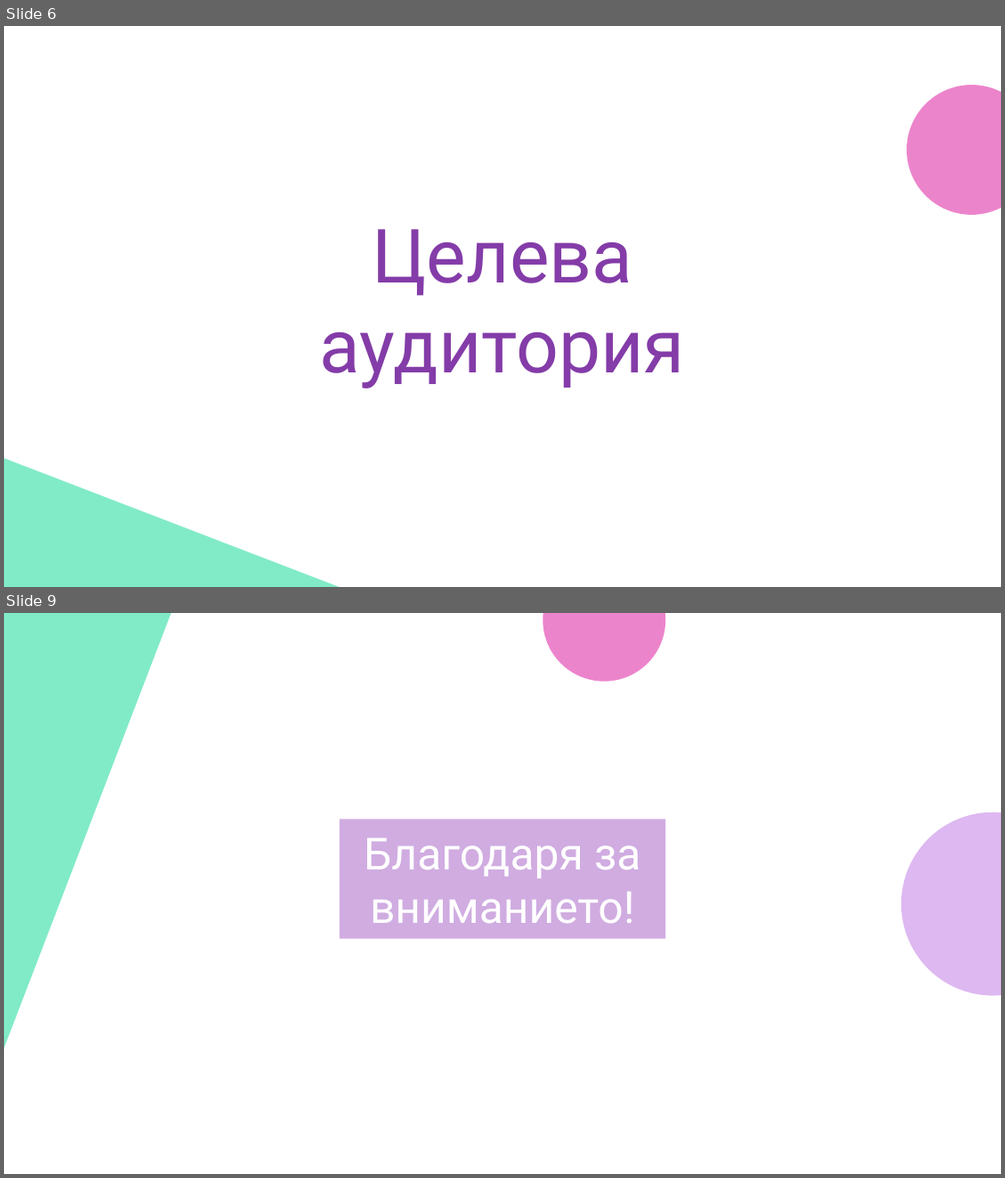
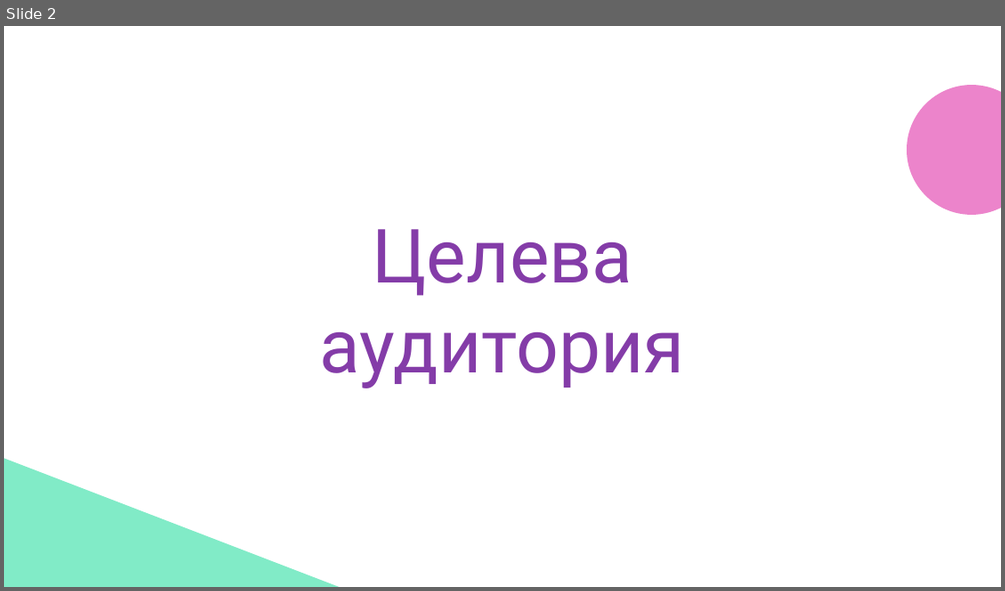
Before and after one commit to codingburgas/2223-otj-11-project-repo-csharp-ASStaykova19, a slide deck: Documents/Идея Практика Проект.pptx. Shown one above the other, each under a label of ours: slides 6 and 9 before the commit, slide 2 after it; the slides between them are not shown. The pictures are 1005x1178 and 1005x591 pixels, drawn with LibreOffice and Linux fonts; fonts in the diff are those of the drawing; background and template pictures are left out. Boxes give left, top, right and bottom in pixels: in the first picture for what was removed or moved away, otherwise in the second. Text is boxed around its words. In the diff, an @@ line names an element or a change of style, - is before the commit and + after.

```diff
--- a/Documents/Идея Практика Проект.pptx
+++ b/Documents/Идея Практика Проект.pptx
@@ slide 9 removed at [4,613,1001,1174], background picture (left out) @@
@@ freeform shape removed at [5,613,192,1048] @@
@@ ellipse removed at [542,613,665,681] @@
@@ title removed at [339,819,665,939] @@
-Благодаря за вниманието!
@@ ellipse removed at [901,812,1001,996] @@
@@ what was slide 6 is now slide 2 @@
```
Also in this commit, not shown: 5 slides changed, 2 slides added.
